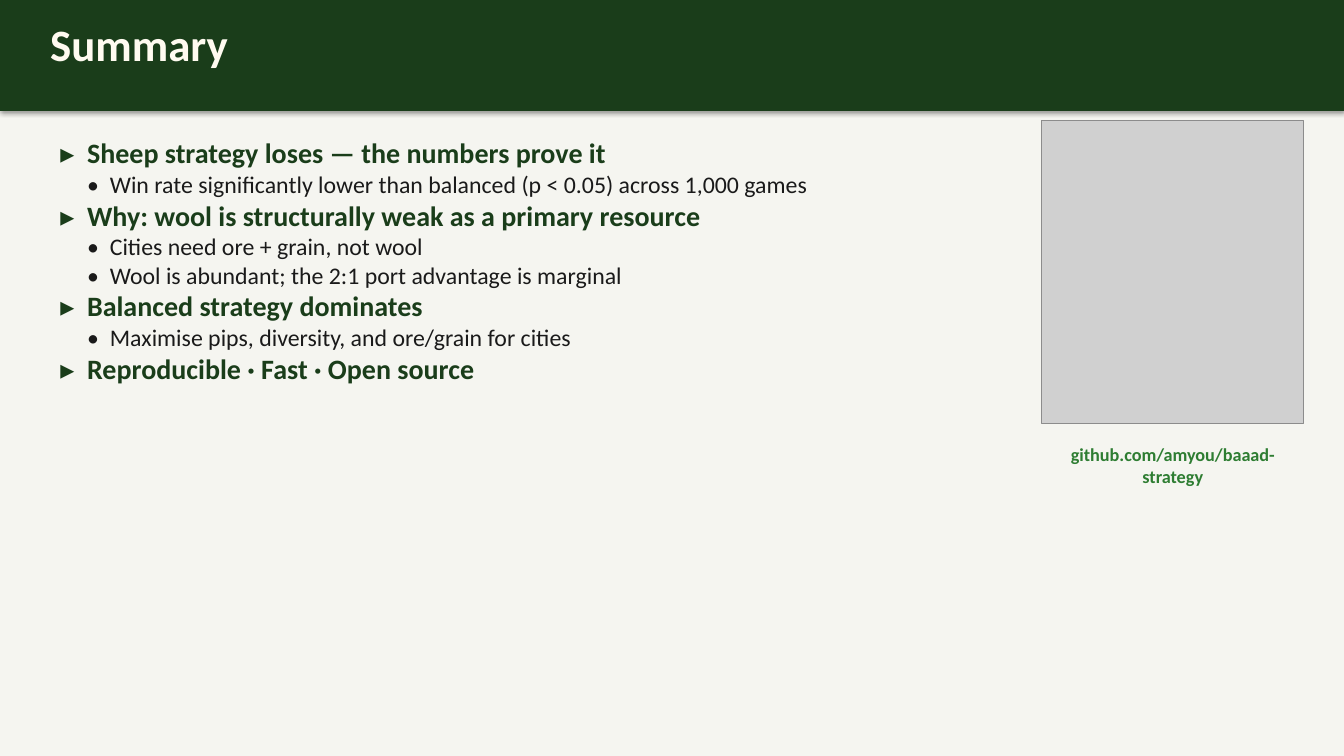
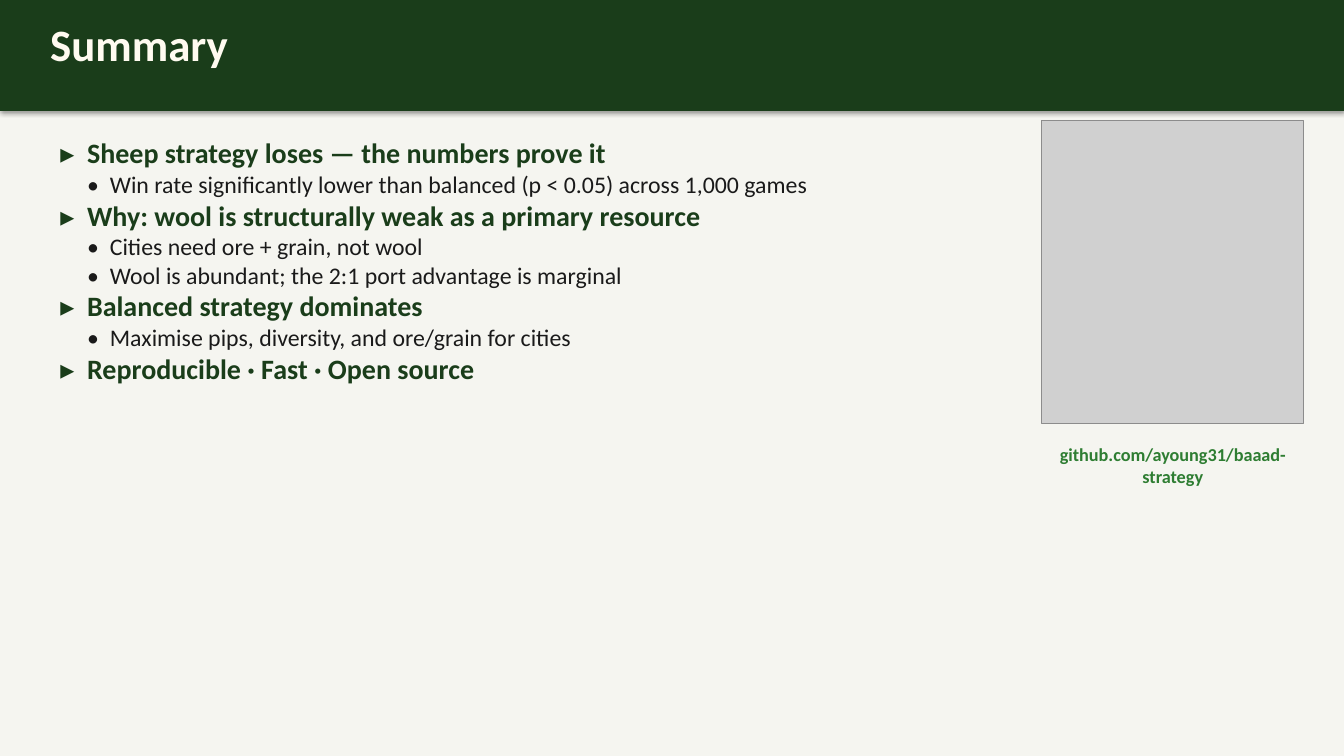
Before and after one commit to ayoung31/baaad-strategy, a slide deck: slide 14 of baaad-strategy.pptx. Drawn at 1344x756 pixels with LibreOffice and Linux fonts; fonts in the diff are those of the drawing; grey boxes stand for pictures. Boxes give left, top, right and bottom in pixels: in the first picture for what was removed or moved away, otherwise in the second. Text is boxed around its words. In the diff, an @@ line names an element or a change of style, - is before the commit and + after.

```diff
--- a/baaad-strategy.pptx
+++ b/baaad-strategy.pptx
@@ text at (1060,448,1286,486): text changed @@
-github.com/amyou/baaad-strategy
+github.com/ayoung31/baaad-strategy
```
Also in this commit, not shown: 1 other slide changed, 9 other files.
